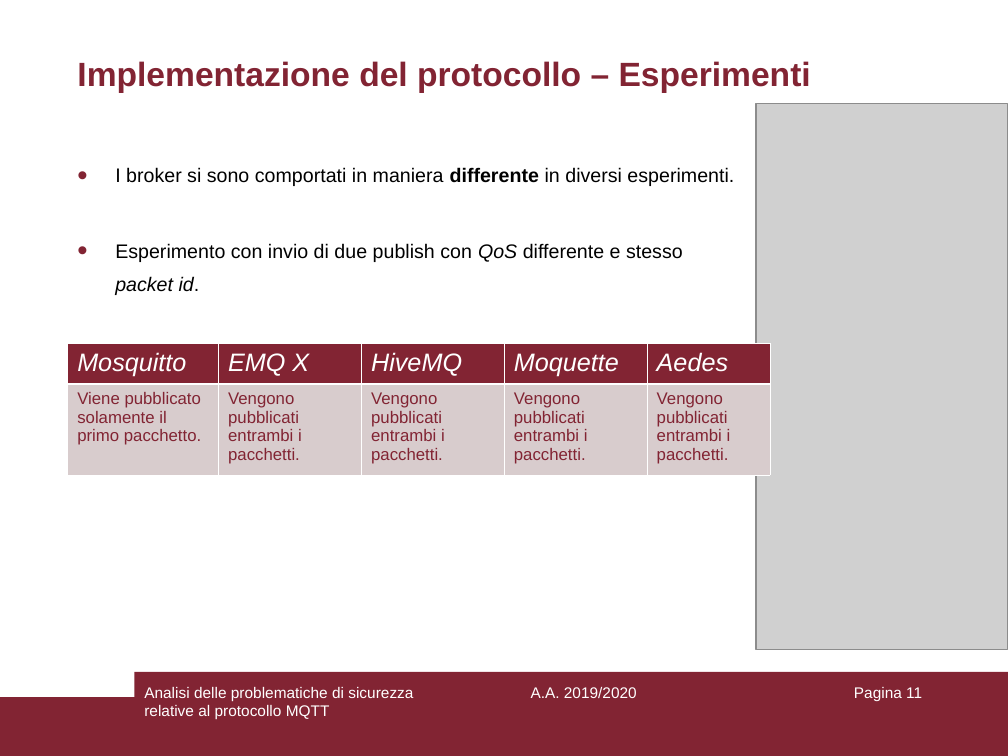
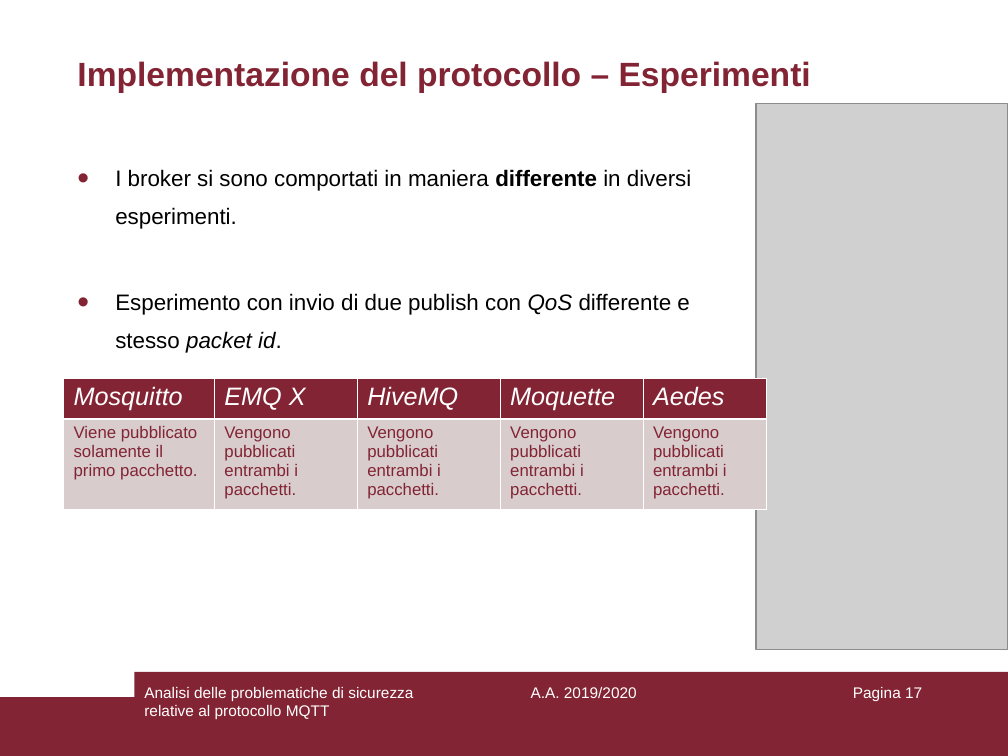
Before and after one commit to aedoardo/bachelor-degree-thesis, a slide deck: slide 17 of slides/Presentazione.ppt (slide 11 before the commit). Drawn at 1008x756 pixels with LibreOffice and Linux fonts; fonts in the diff are those of the drawing; grey boxes stand for pictures. Boxes give left, top, right and bottom in pixels: in the first picture for what was removed or moved away, otherwise in the second. Text is boxed around its words. In the diff, an @@ line names an element or a change of style, - is before the commit and + after.

```diff
--- a/slides/Presentazione.ppt
+++ b/slides/Presentazione.ppt
@@ text "I broker si sono comportati ..." at bbox=[115, 169, 692, 353]: size 14 to 16 pt @@
@@ table: place and size @@
-table at bbox=[68, 344, 771, 476]
+table at bbox=[64, 378, 767, 510]
@@ page number at bbox=[853, 687, 922, 701]: text changed @@
-Pagina 11
+Pagina 17
```
Also in this commit, not shown: 12 other slides changed, 7 slides added.
